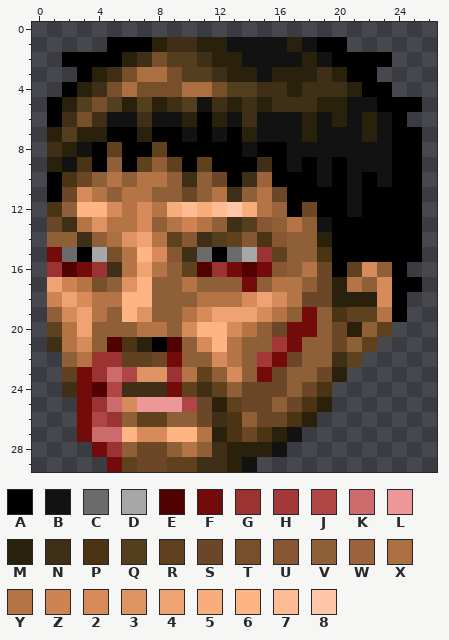
Pixel-art sprite: graphics/stftl20.png. This is how it looked before the edit.
The file is 27x30 pixels. Colours within 5 levels of each other are drawn and written as one.
Palette (. is transparent): A #000000  B #121212  C #6b6b6b  D #a7a7a7  E #520101  F #740b0b  G #9b3333  H #a43838  J #b04545  K #cb6b6b  L #ec9898  M #29210b  N #3f2f17  P #4a3414  Q #533e1e  R #5f411e  S #6b4727  T #774f2b  U #875733  V #8f5f37  W #9b633b  X #ab6f42  Y #b47445  Z #cf8353  2 #d78b5b  3 #df9363  4 #efa373  5 #f7ad7c  6 #ffb484  7 #ffbc94  8 #ffc7a7
The same view after the edit:
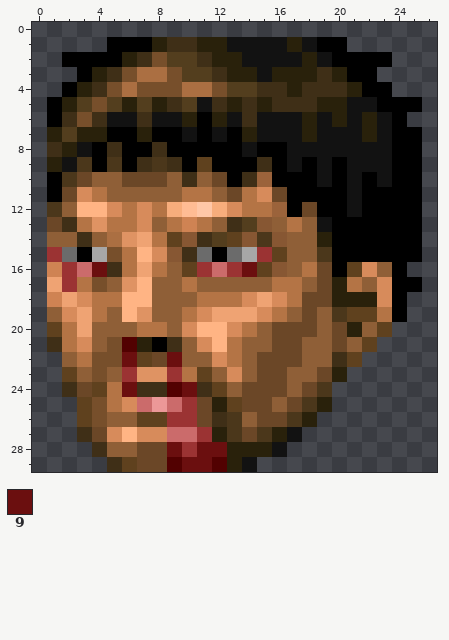
Colours new in this view: 9 #6b0f0f
Changes in this commit:
colour P: #4a3414 -> #4b371b
y 8: x 5 R -> N; x 8 R -> N
y 9: x 5 V -> P; x 7..9 RVR -> NPN
y 10: x 5..8 YVYY -> VSSS
y 11: x 6..7 YY -> VV; x 10..15 SVYNVY -> YYVSY2
y 12: x 11..14 5785 -> 852Y
y 15: x 1 F -> G
y 16: x 1..4 GEFG -> ZGK9; x 11..15 EGFEF -> GKG9R
y 17: x 2 Z -> G; x 14 F -> V
y 19: x 18 F -> S
y 20: x 17..18 FF -> SS
y 21: x 5..6 EP -> TE; x 9 E -> N; x 16..17 HF -> SS
y 22: x 4..6 GGR -> TT9; x 9 F -> 9; x 15..16 HF -> SS
y 23: x 3..6 FGKJ -> VTVG; x 15 F -> S
y 24: x 3..6 FEJN -> SRY9; x 9..10 FR -> E9
y 25: x 3..5 FGK -> RTY; x 7 L -> K; x 9..10 LJ -> KG
y 26: x 3..5 FJG -> RTV; x 9..10 VV -> GG
y 27: x 3..5 FKK -> NS2; x 9..11 66Y -> KKG
y 28: x 4..5 FG -> NV; x 9..12 VYVN -> 9G99
y 29: x 5 F -> N; x 9..12 RRNN -> E99E
Changed places in both pictures, as pixel boxes (x1, y1, x2, y2):
changed: (47, 142, 347, 472)
